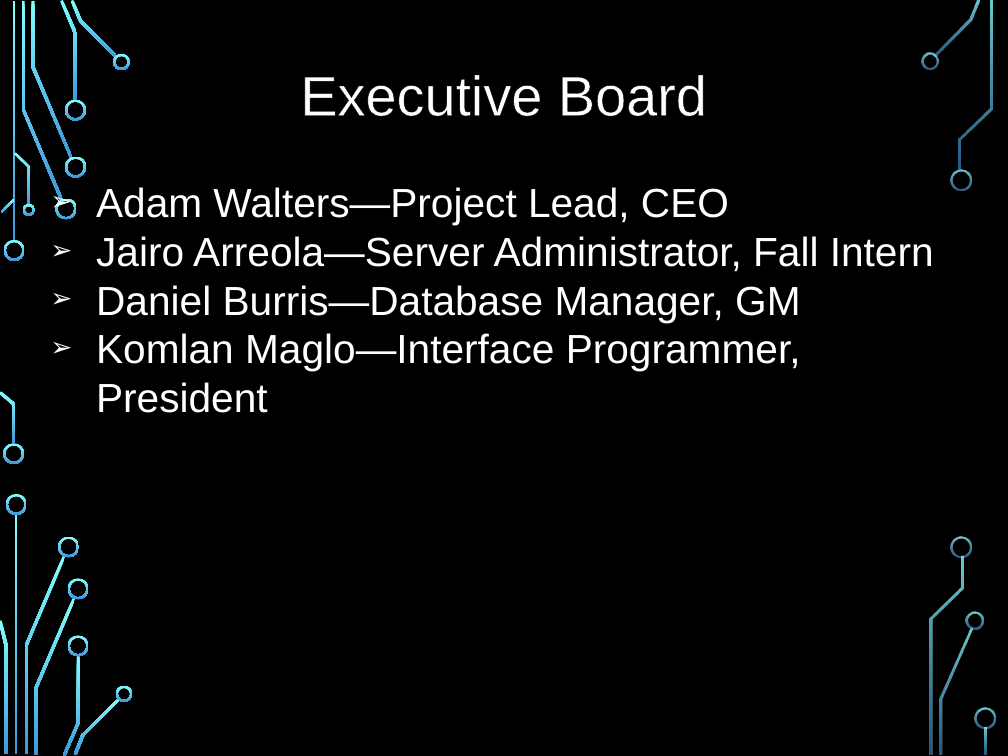
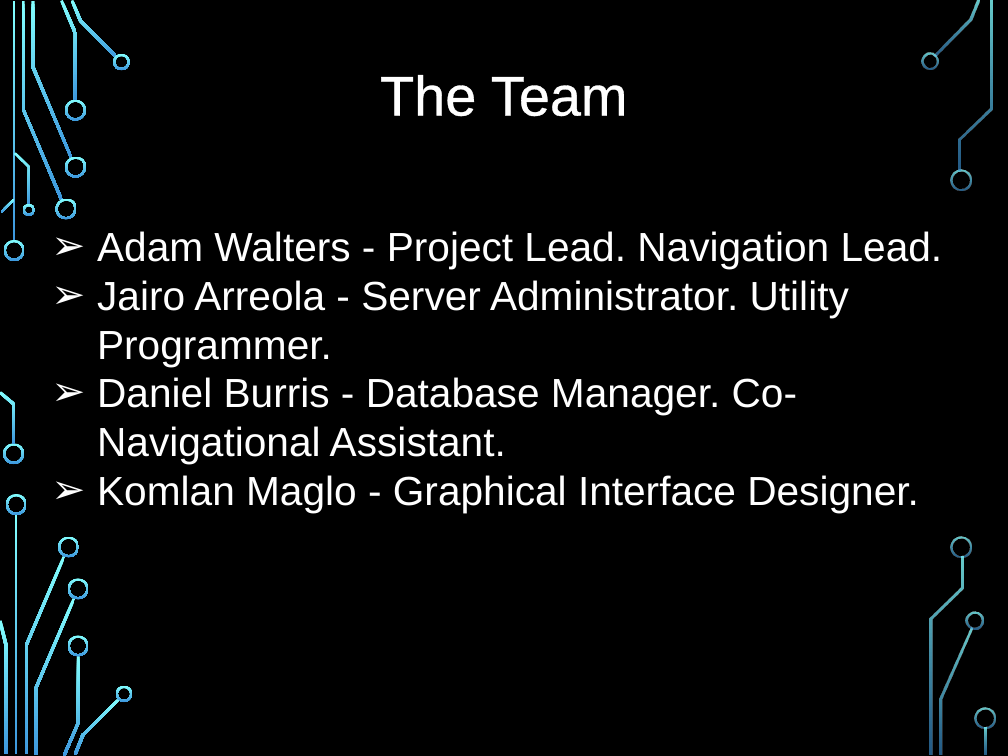
Before and after one commit to jaap15/UAH_APP, a slide deck: slide 4 of CPE495 Slides.pptx. Drawn at 1008x756 pixels with LibreOffice and Linux fonts; fonts in the diff are those of the drawing; background and template pictures are left out. Boxes give left, top, right and bottom in pixels: in the first picture for what was removed or moved away, otherwise in the second. Text is boxed around its words. In the diff, an @@ line names an element or a change of style, - is before the commit and + after.

```diff
--- a/CPE495 Slides.pptx
+++ b/CPE495 Slides.pptx
@@ text at [380, 75, 628, 117]: text changed @@
-Executive Board
+The Team
@@ text at [97, 231, 943, 513]: text changed @@
-➢ Adam Walters—Project Lead, CEO
-➢ Jairo Arreola—Server Administrator, Fall Intern
-➢ Daniel Burris—Database Manager, GM
-➢ Komlan Maglo—Interface Programmer, President
+➢ Adam Walters - Project Lead. Navigation Lead.
+➢ Jairo Arreola - Server Administrator. Utility Programmer.
+➢ Daniel Burris - Database Manager. Co-Navigational Assistant.
+➢ Komlan Maglo - Graphical Interface Designer.
```
Also in this commit, not shown: 17 other slides changed, 3 slides added, 4 slides removed.
